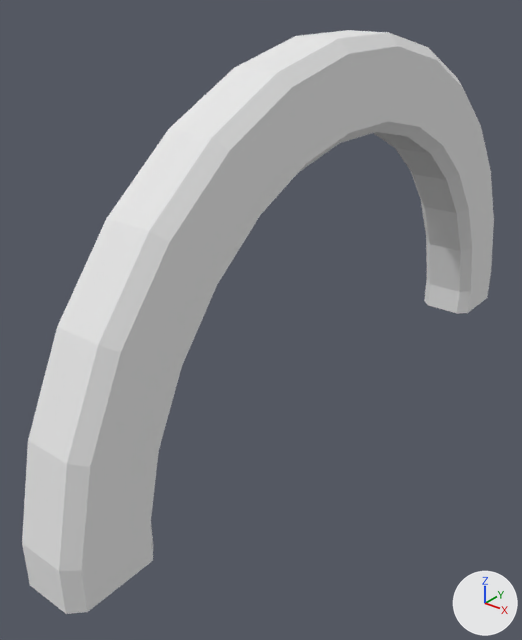
The OBJ model Assets/MapEditor/Meshs/Prop_Track_Arch_1x4.obj as it was, and as the next commit left it.
Camera for both pictures: a 50 mm camera at (1.7, -3.16, 1.94) aimed at (-0.15, -0.84, 0.5). Arrows for +X, +Y and +Z are at lower right; the lights stay in place. Where no turn or scale is listed for an object, it has been applied to the vertices.

In view in the first picture: 'Arch_Red', 'Arch_White'.
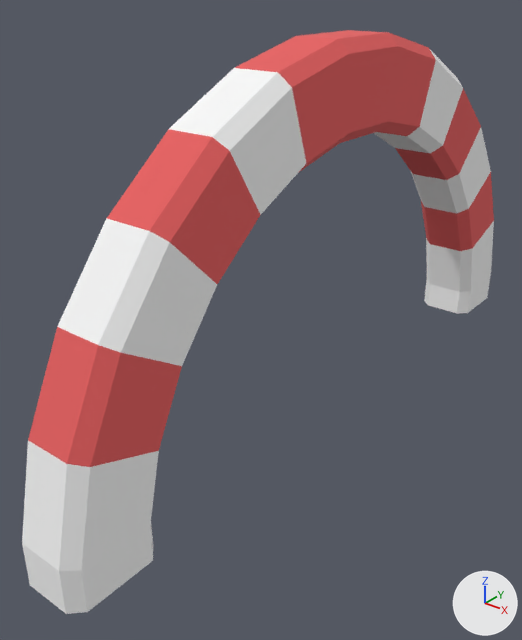
Edits to the bpy script that builds the scene:
```text
Change mat_red:
    mat_red.base_color: (0.8, 0.8, 0.8) -> (0.792, 0.118, 0.118)  # white #e7e7e7 -> red #e66060
```

What differs and where, as boxes (x1, y1, x2, y2) in the pictures (522 x 640 px):
'Arch_Red', recoloured (white to red)
    both: (28, 30, 494, 467)
